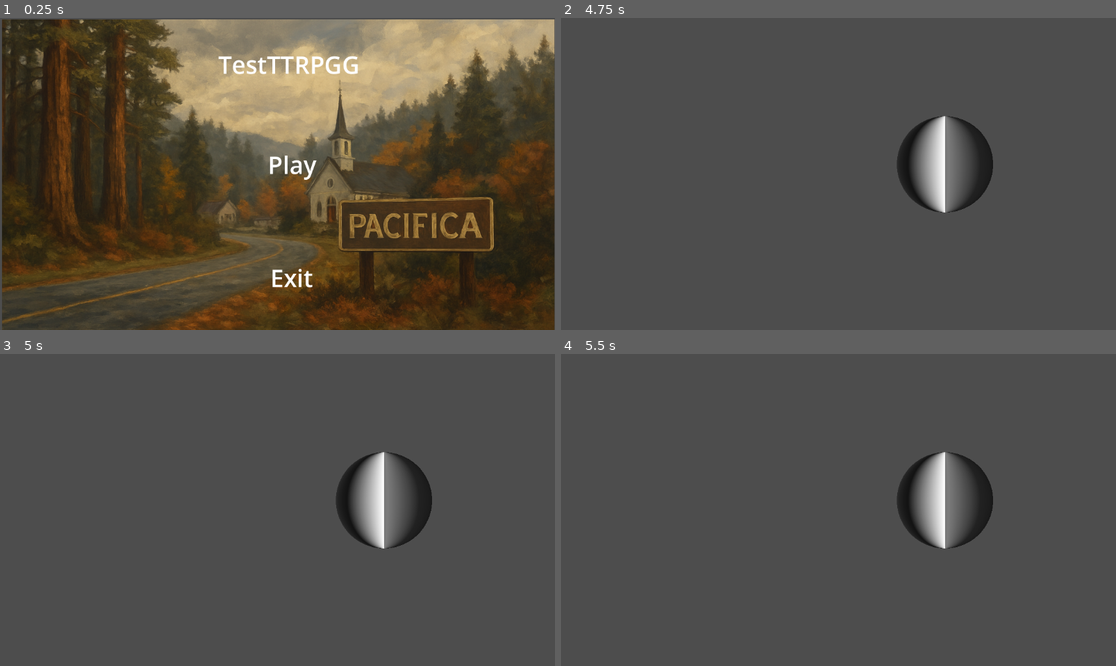
Above: before the commit, frames 1-4 (two rows, left to right).
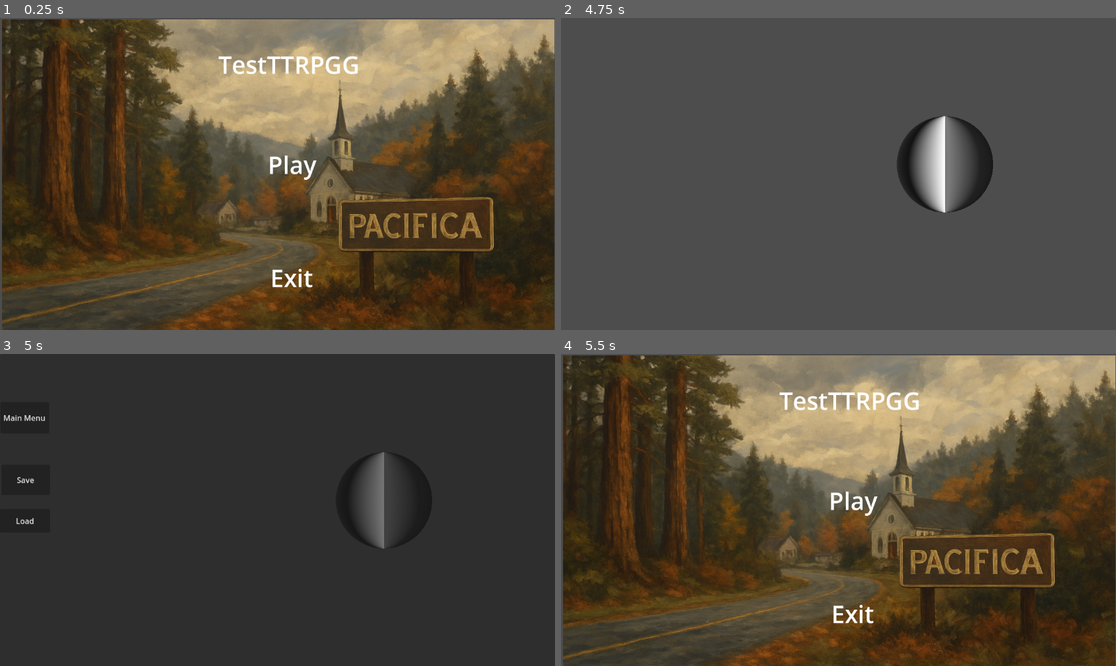
Above: after the commit, the same moments.

Repository: metalicmagic45/AlexandNathanGame
Game: Godot game, scene res://Main.tscn
The game is run twice, just before and just after one commit, with the same random seed, the same clock (stepped at 60 frames per second) and the same inputs.
Inputs (mouse positions are in pixels of both pictures, inside the frame that each line leads up to):
- Up to frame 1 (0.25 s): no input
- Up to frame 2 (4.75 s): click (855, 167) at 0.5 s; tap Enter at 1.25, 2.75, 4.25 s; tap Space at 2, 3.5 s
- Up to frame 3 (5 s): tap Escape (uicancel, bound only after the commit) at 4.9 s
- Up to frame 4 (5.5 s): click (583, 416) at 5 s, where only the run after the commit has a clickable "Main Menu"

Frames 1-2 are identical in both runs. In frame 3, 98% of the frame differs, in the area x 0-100%, y 0-100%; in frame 4, 93%.

Commit message:
Added Pause Button and Menu Button

Diff:
--- a/alexnathan/project.godot
+++ b/alexnathan/project.godot
@@ -18,3 +18,11 @@
 [dotnet]
 
 project/assembly_name="AlexNathan"
+
+[input]
+
+uicancel={
+"deadzone": 0.5,
+"events": [Object(InputEventKey,"resource_local_to_scene":false,"resource_name":"","device":0,"window_id":0,"alt_pressed":false,"shift_pressed":false,"ctrl_pressed":false,"meta_pressed":false,"pressed":false,"keycode":0,"physical_keycode":4194305,"key_label":0,"unicode":0,"location":0,"echo":false,"script":null)
+]
+}
--- /dev/null
+++ b/alexnathan/zone_1.gd
@@ -0,0 +1,20 @@
+extends Node2D
+
+@onready var PauseLayer = $PauseLayer
+@onready var PausePanel = $PauseLayer/Panel
+
+
+
+func _input(event):
+	if event.is_action_pressed("uicancel"):
+		toggle_pause_menu()
+func toggle_pause_menu():
+	PausePanel.visible = !PausePanel.visible
+
+
+
+
+
+func _on_menu_button_down() -> void:
+	get_tree().change_scene_to_file("res://Main.tscn")
+# Replace with function body.
--- a/alexnathan/zone_1.tscn
+++ b/alexnathan/zone_1.tscn
@@ -1,4 +1,6 @@
-[gd_scene load_steps=5 format=3 uid="uid://bhnggr2sdkomb"]
+[gd_scene load_steps=6 format=3 uid="uid://bhnggr2sdkomb"]
+
+[ext_resource type="Script" path="res://zone_1.gd" id="1_dd0yq"]
 
 [sub_resource type="CircleShape2D" id="CircleShape2D_iji1e"]
 
@@ -12,6 +14,7 @@
 gradient = SubResource("Gradient_n8fwp")
 
 [node name="Zone1" type="Node2D"]
+script = ExtResource("1_dd0yq")
 
 [node name="RigidBody2D" type="RigidBody2D" parent="."]
 gravity_scale = 0.0
@@ -25,3 +28,44 @@
 mesh = SubResource("SphereMesh_kbrvy")
 texture = SubResource("GradientTexture1D_04hnl")
 metadata/_edit_lock_ = true
+
+[node name="PauseLayer" type="CanvasLayer" parent="."]
+
+[node name="Panel" type="Panel" parent="PauseLayer"]
+visible = false
+offset_right = 1152.0
+offset_bottom = 651.0
+
+[node name="Menu" type="Button" parent="PauseLayer/Panel"]
+layout_mode = 1
+offset_left = 1.0
+offset_top = 100.0
+offset_right = 102.0
+offset_bottom = 165.0
+text = "Main Menu"
+
+[node name="Save" type="Button" parent="PauseLayer/Panel"]
+layout_mode = 1
+anchors_preset = 4
+anchor_top = 0.5
+anchor_bottom = 0.5
+offset_left = 3.0
+offset_top = -95.5
+offset_right = 104.0
+offset_bottom = -32.5
+grow_vertical = 2
+text = "Save"
+
+[node name="Load" type="Button" parent="PauseLayer/Panel"]
+layout_mode = 1
+anchors_preset = 4
+anchor_top = 0.5
+anchor_bottom = 0.5
+offset_top = -3.5
+offset_right = 104.0
+offset_bottom = 45.5
+grow_vertical = 2
+text = "Load
+"
+
+[connection signal="button_down" from="PauseLayer/Panel/Menu" to="." method="_on_menu_button_down"]
